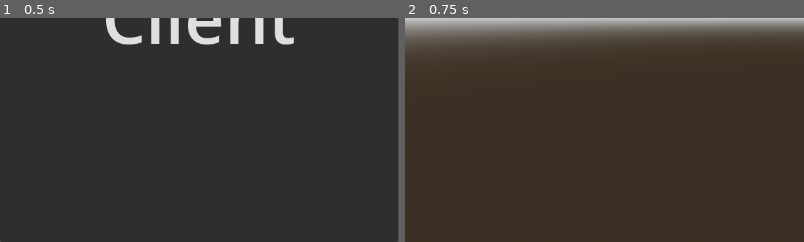
Above: before the commit, frames 1-2 (left to right).
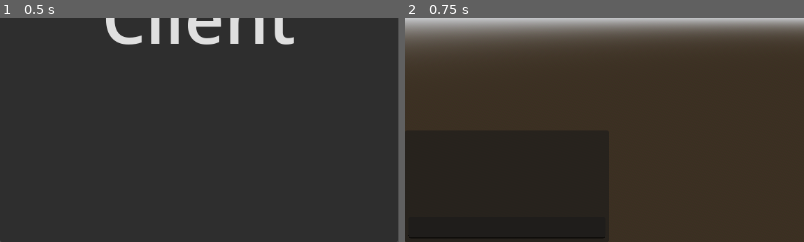
Above: after the commit, the same moments.

Repository: Shuflduf/multiplayer-shooter
Game: Godot game, scene res://main.tscn
The game is run twice, just before and just after one commit, with the same random seed, the same clock (stepped at 60 frames per second) and the same inputs.
Inputs:
- Up to frame 1 (0.5 s): no input
- Up to frame 2 (0.75 s): click "Client" at 0.5 s
The pictures show only the part of the screen within x 0-50%, y 50-100%; the shares and areas given below are measured in that part.

Frame 1 is identical in both runs. In frame 2, 4.8% of the frame differs, in the area x 0-51%, y 88-99%.

Commit message:
added chat part 2 idk

Diff:
--- a/client.gd
+++ b/client.gd
@@ -1,4 +1,6 @@
 extends Node3D
+
+@onready var offset = Time.get_ticks_msec()
 
 const ADDRESS = "127.0.0.1"
 const PORT = 7890
@@ -7,3 +9,17 @@
     var peer = ENetMultiplayerPeer.new()
     peer.create_client(ADDRESS, PORT)
     multiplayer.multiplayer_peer = peer
+
+func _on_text_box_text_submitted(new_text: String) -> void:
+    %TextBox.text = ""
+    send_message.rpc(new_text)
+    #send_message.rpc_id(1, new_text)
+
+@rpc("any_peer", "call_local")
+func send_message(message: String) -> void:
+    var sender_id = multiplayer.get_remote_sender_id()
+    var new_message = Label.new()
+    var format_string = "[ %d ] %s - %s"
+    var actual_string = format_string % [ Time.get_ticks_msec() - offset, sender_id, message ]
+    new_message.text = actual_string
+    %Messages.add_child(new_message)
--- a/client.tscn
+++ b/client.tscn
@@ -15,7 +15,7 @@
 tonemap_mode = 2
 glow_enabled = true
 
-[node name="Client" type="Node3D"]
+[node name="Connection" type="Node3D"]
 script = ExtResource("1_lgb4g")
 
 [node name="DirectionalLight3D" type="DirectionalLight3D" parent="."]
@@ -26,3 +26,43 @@
 environment = SubResource("Environment_vsqxe")
 
 [node name="Camera3D" type="Camera3D" parent="."]
+
+[node name="ClientUI" type="Control" parent="."]
+layout_mode = 3
+anchors_preset = 15
+anchor_right = 1.0
+anchor_bottom = 1.0
+grow_horizontal = 2
+grow_vertical = 2
+
+[node name="PanelContainer" type="PanelContainer" parent="ClientUI"]
+layout_mode = 1
+anchors_preset = 2
+anchor_top = 1.0
+anchor_bottom = 1.0
+offset_top = -161.0
+offset_right = 294.0
+grow_vertical = 0
+
+[node name="MarginContainer" type="MarginContainer" parent="ClientUI/PanelContainer"]
+layout_mode = 2
+theme_override_constants/margin_left = 5
+theme_override_constants/margin_top = 5
+theme_override_constants/margin_right = 5
+theme_override_constants/margin_bottom = 5
+
+[node name="ScrollContainer" type="ScrollContainer" parent="ClientUI/PanelContainer/MarginContainer"]
+layout_mode = 2
+follow_focus = true
+
+[node name="Messages" type="VBoxContainer" parent="ClientUI/PanelContainer/MarginContainer/ScrollContainer"]
+unique_name_in_owner = true
+layout_mode = 2
+size_flags_horizontal = 3
+
+[node name="TextBox" type="LineEdit" parent="ClientUI/PanelContainer/MarginContainer"]
+unique_name_in_owner = true
+layout_mode = 2
+size_flags_vertical = 8
+
+[connection signal="text_submitted" from="ClientUI/PanelContainer/MarginContainer/TextBox" to="." method="_on_text_box_text_submitted"]
--- a/server.gd
+++ b/server.gd
@@ -1,6 +1,7 @@
 extends Control
 
 const PORT = 7890
+@onready var offset = Time.get_ticks_msec()
 
 func _ready() -> void:
     log_event("Server Started")
@@ -10,12 +11,10 @@
     multiplayer.peer_connected.connect(_on_client_connected)
 
 func log_event(event: String):
-    var new_log = RichTextLabel.new()
-    new_log.fit_content = true
-    new_log.bbcode_enabled = true
+    var new_log = Label.new()
 
-    var format_string = "[b][ %d ][/b] - %s"
-    var actual_string = format_string % [ Time.get_ticks_msec(), event ]
+    var format_string = "[ %d ] - %s"
+    var actual_string = format_string % [ Time.get_ticks_msec() - offset, event ]
 
     new_log.text = actual_string
     %Logs.add_child(new_log)
@@ -23,7 +22,10 @@
 func _on_client_connected(id):
     log_event("Client %d connected" % id)
 
+@rpc("any_peer", "call_local")
+func send_message(message: String) -> void:
+    log_event("%s - %s" % [multiplayer.get_remote_sender_id(), message])
 
-func _on_command_input_text_submitted(new_text: String) -> void:
-    log_event(new_text)
-    %CommandInput.text = ""
+#func _on_command_input_text_submitted(new_text: String) -> void:
+    #log_event(new_text)
+    #%CommandInput.text = ""
--- a/server.tscn
+++ b/server.tscn
@@ -2,7 +2,7 @@
 
 [ext_resource type="Script" uid="uid://iwqc1ugx6ob2" path="res://server.gd" id="1_ob30c"]
 
-[node name="Server" type="Control"]
+[node name="Connection" type="Control"]
 layout_mode = 3
 anchors_preset = 15
 anchor_right = 1.0
